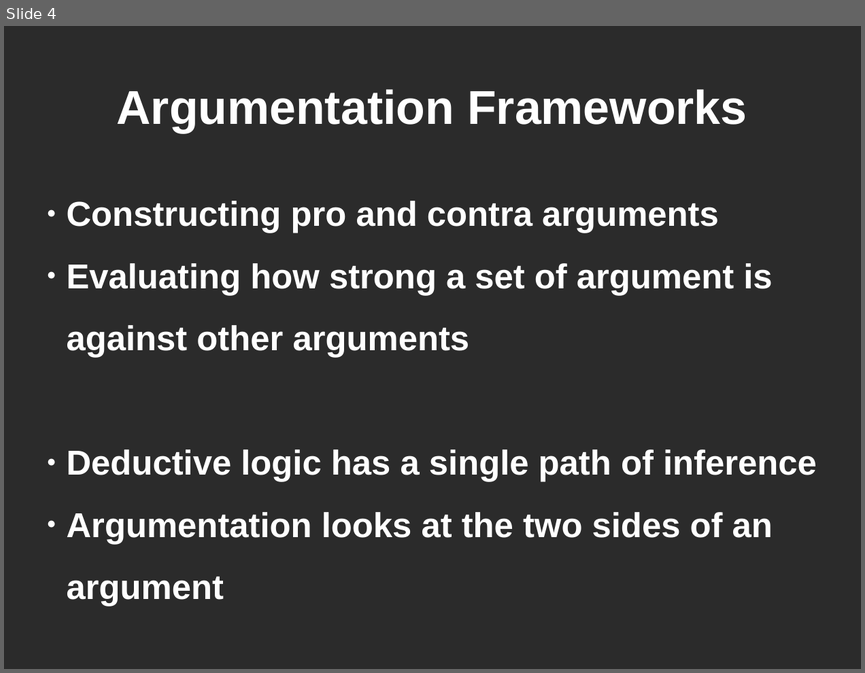
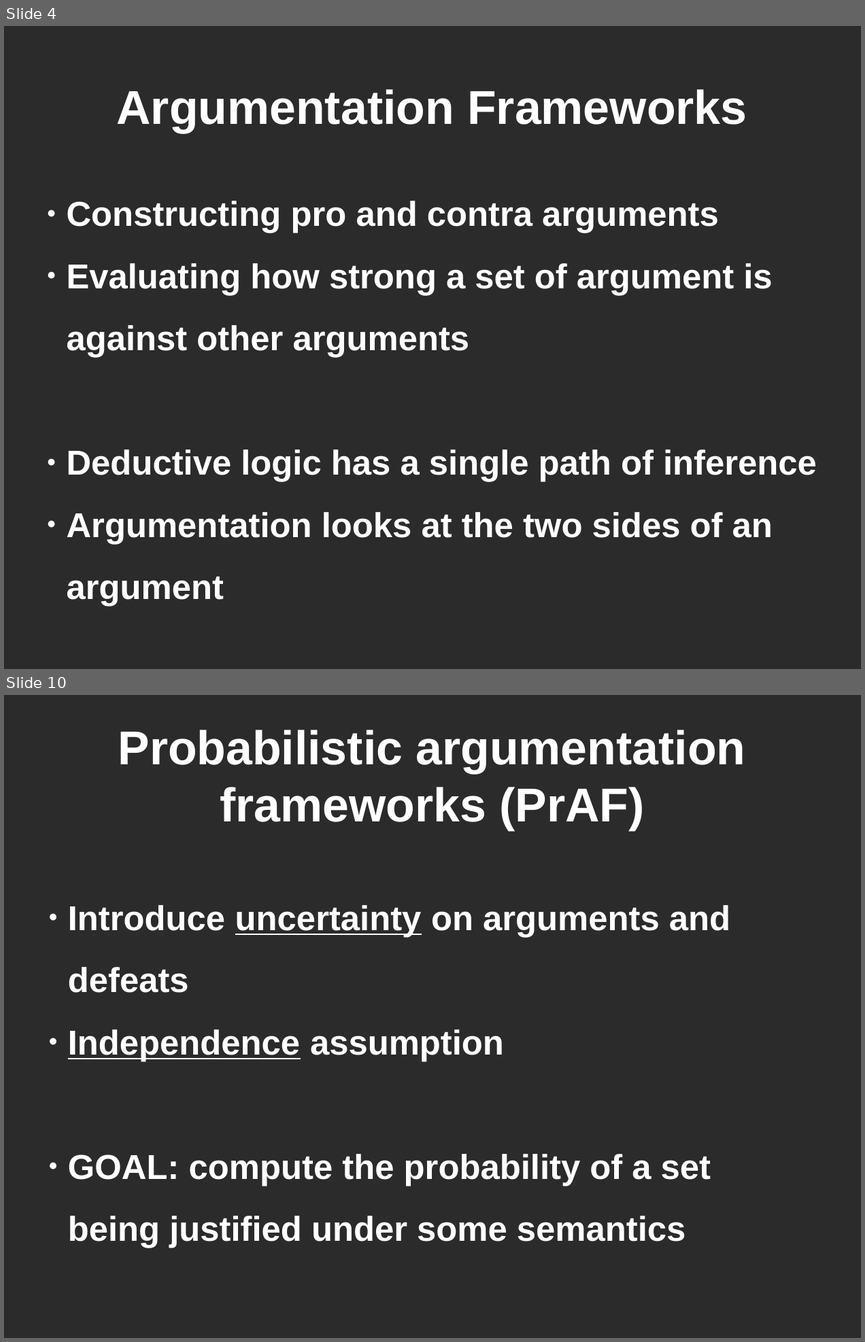
Before and after one commit to lethalman/thesis, a slide deck: doc/summary.odp. Shown one above the other, each under a label of ours: slide 4 before the commit, slides 4 and 10 after it; the slides between them are not shown. The pictures are 865x673 and 865x1342 pixels, drawn with LibreOffice and Linux fonts; fonts in the diff are those of the drawing; background and template pictures are left out; a plain dark background stands for a picture behind light text. Boxes give left, top, right and bottom in pixels: in the first picture for what was removed or moved away, otherwise in the second. Text is boxed around its words. In the diff, an @@ line names an element or a change of style, - is before the commit and + after.

```diff
--- a/doc/summary.odp
+++ b/doc/summary.odp
@@ slide 10 added at box(4, 695, 861, 1338), background picture (left out) @@
@@ title added at box(118, 730, 746, 830), 44 pt, text #FFFFFF, bold @@
+Probabilistic argumentation
+frameworks (PrAF)
@@ subtitle added at box(68, 905, 730, 1249), 32 pt, text #FFFFFF, bold @@
+● Introduce uncertainty on arguments and defeats
+● Independence assumption
+● GOAL: compute the probability of a set
+being justified under some semantics
```
Also in this commit, not shown: 5 slides changed, 3 other slides added, 6 slides removed, 21 other files.
